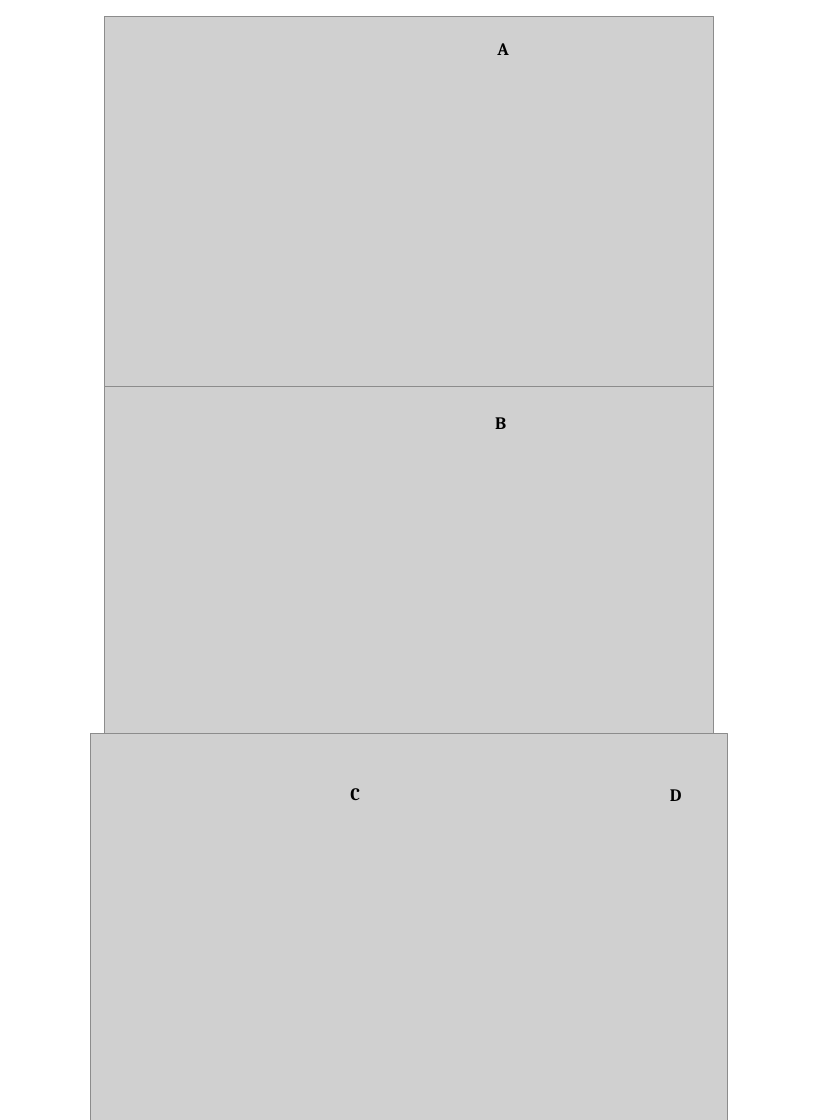
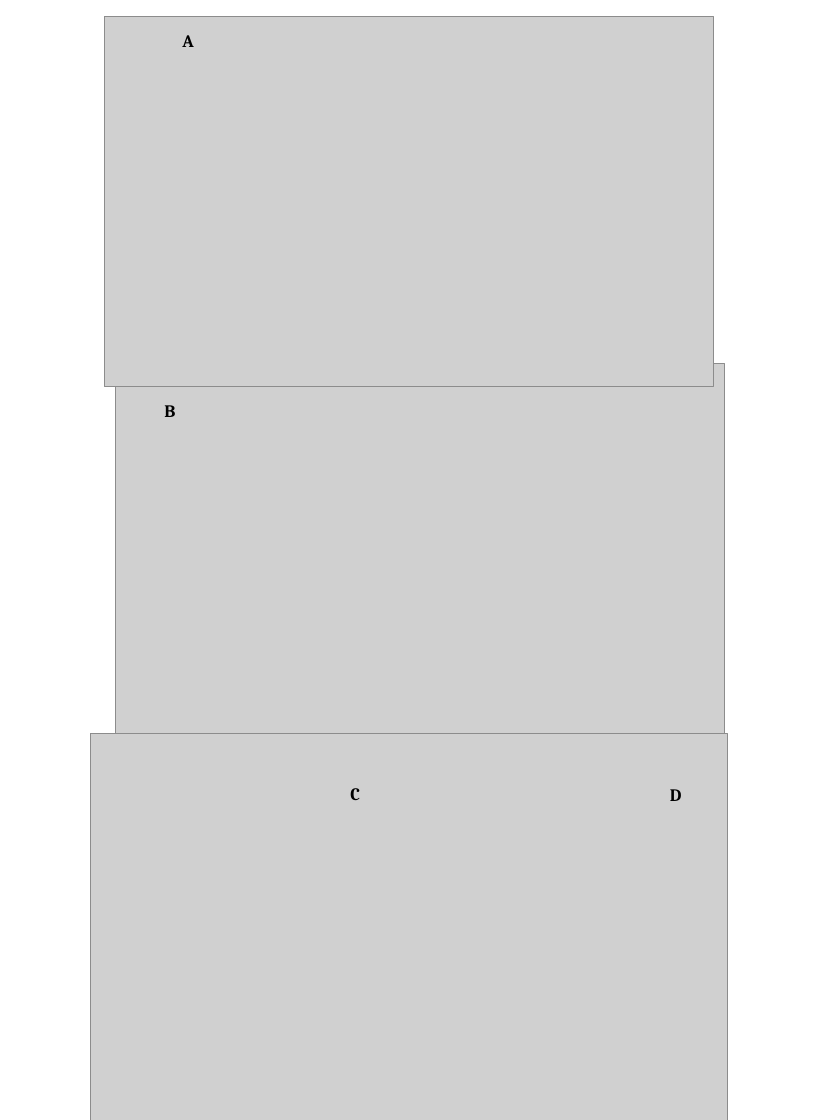
Before and after one commit to RCN-ECS/CnGV, a slide deck: slide 2 of results/Sim_12.15.20/1.6.GxEPanels.pptx. Drawn at 840x1120 pixels with LibreOffice and Linux fonts; fonts in the diff are those of the drawing; grey boxes stand for pictures. Boxes give left, top, right and bottom in pixels: in the first picture for what was removed or moved away, otherwise in the second. Text is boxed around its words. In the diff, an @@ line names an element or a change of style, - is before the commit and + after.

```diff
--- a/results/Sim_12.15.20/1.6.GxEPanels.pptx
+++ b/results/Sim_12.15.20/1.6.GxEPanels.pptx
@@ text "A": place and size @@
-text "A" at (497,43,508,55)
+text "A" at (182,35,193,47)
@@ picture: place and size @@
-picture at (104,364,713,734)
+picture at (115,364,725,734)
@@ text "B": place and size @@
-text "B" at (495,417,506,429)
+text "B" at (164,405,175,417)
```
Also in this commit, not shown: 3 other files.
